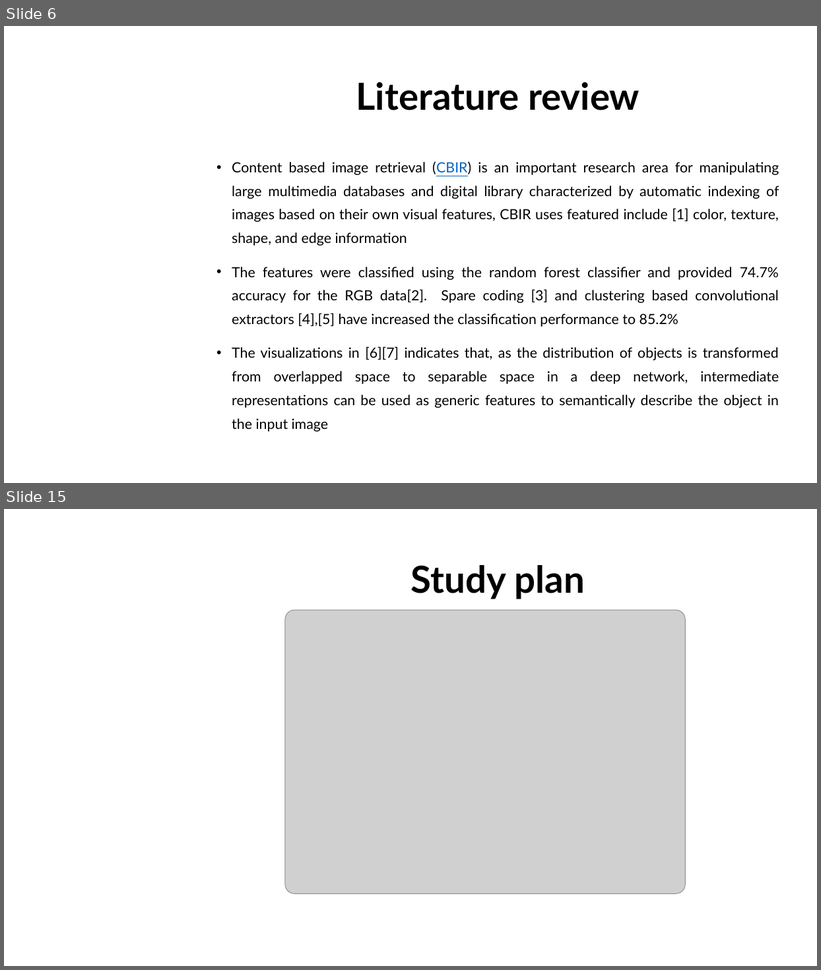
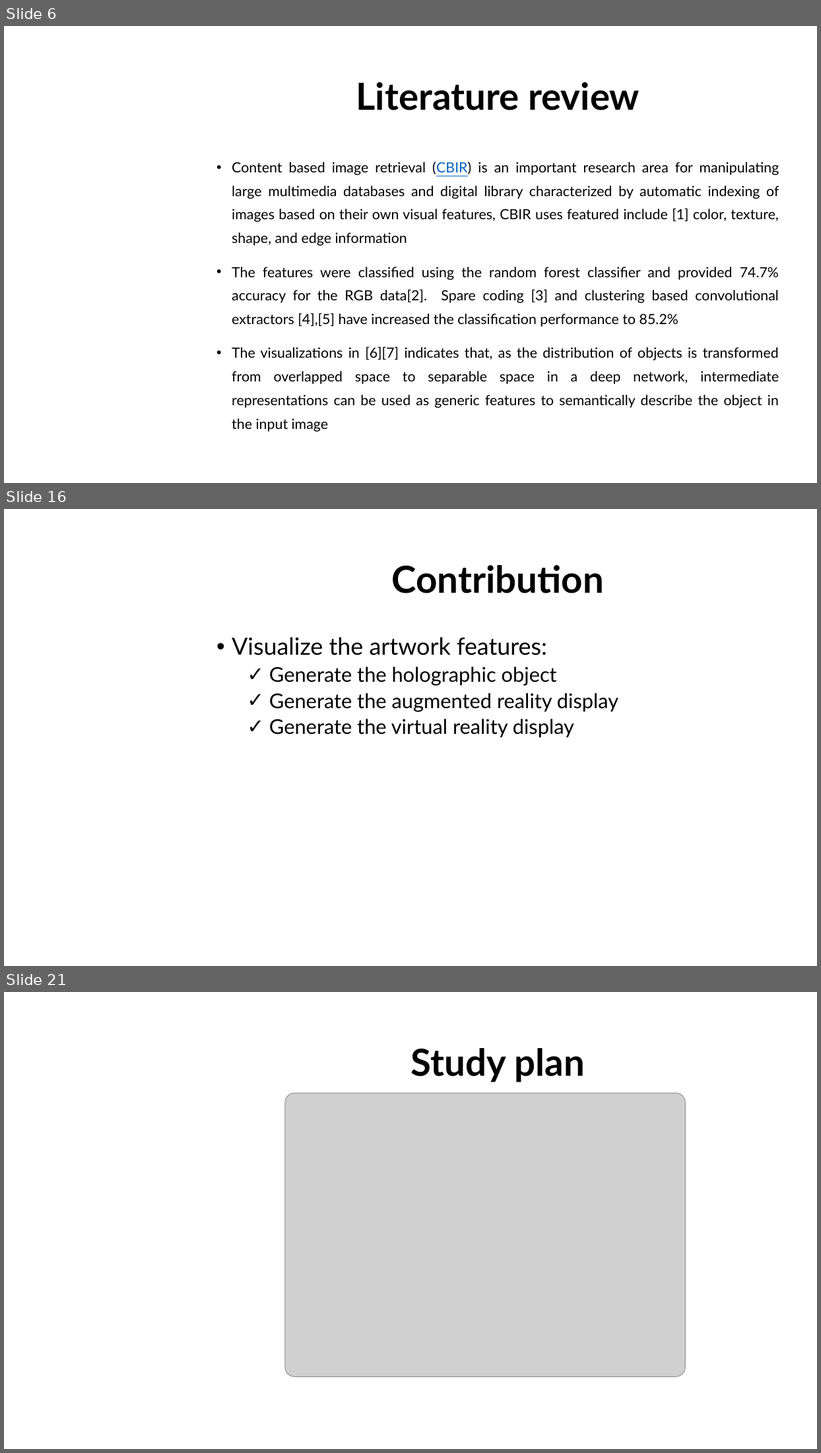
Before and after one commit to dungdovu/DGA1031, a slide deck: DGA1031/What is it.pptx. Shown one above the other, each under a label of ours: slides 6 and 15 before the commit, slides 6, 16 and 21 after it; the slides between them are not shown. The pictures are 821x970 and 821x1453 pixels, drawn with LibreOffice and Linux fonts; fonts in the diff are those of the drawing; grey boxes stand for pictures; background and template pictures are left out. Boxes give left, top, right and bottom in pixels: in the first picture for what was removed or moved away, otherwise in the second. Text is boxed around its words. In the diff, an @@ line names an element or a change of style, - is before the commit and + after.

```diff
--- a/DGA1031/What is it.pptx
+++ b/DGA1031/What is it.pptx
@@ slide 16 added at [4,509,817,966], background picture (left out) @@
@@ title added at [392,565,604,593], 44 pt, text #000000, bold @@
+Contribution
@@ text added at [232,637,618,738], 24 pt, text #000000 @@
+• Visualize the artwork features:
+  ✓ Generate the holographic object
+  ✓ Generate the augmented reality display
+  ✓ Generate the virtual reality display
@@ what was slide 15 is now slide 21 @@
```
Also in this commit, not shown: 9 slides changed, 5 other slides added, 5 other files.
